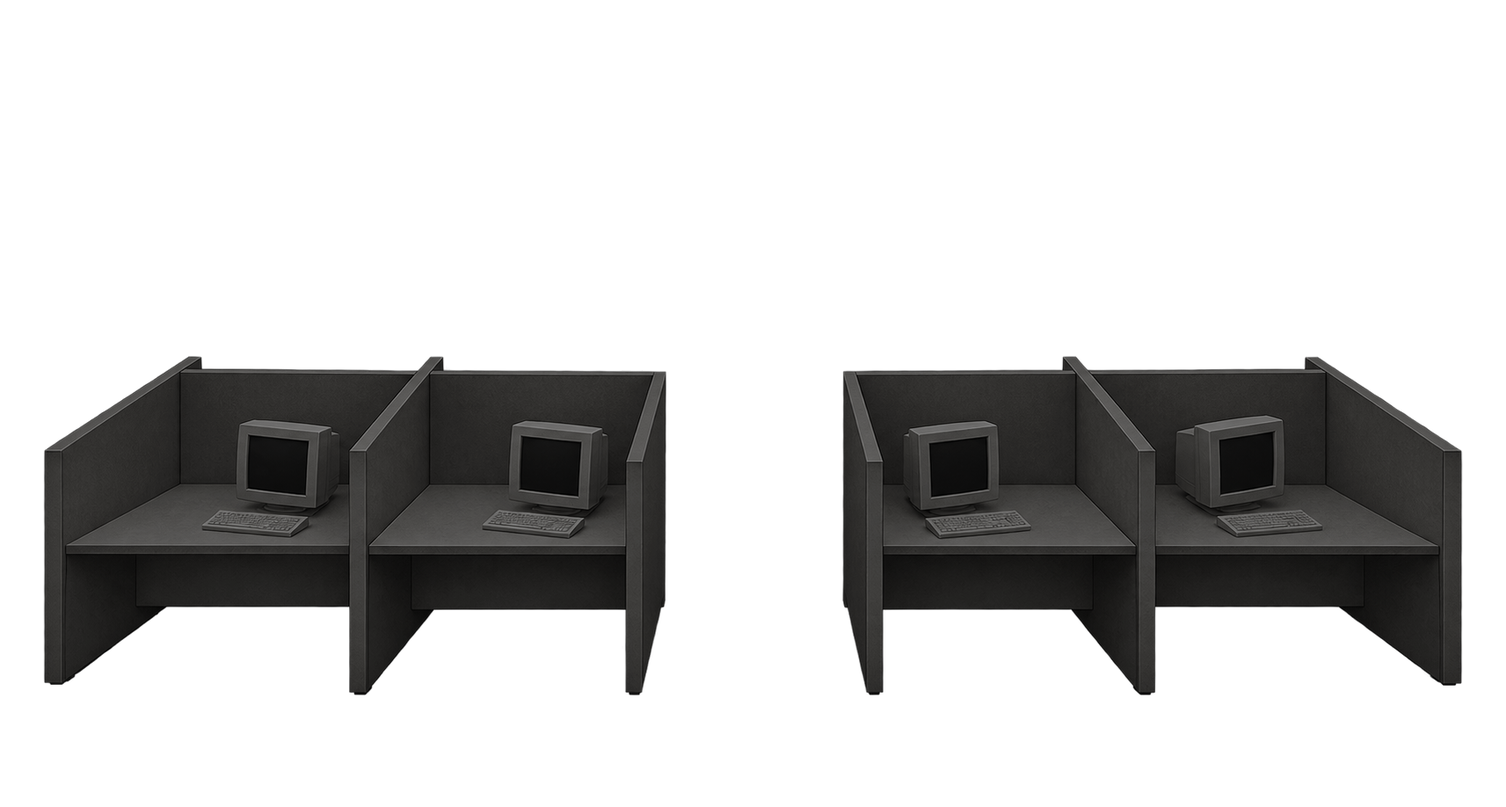
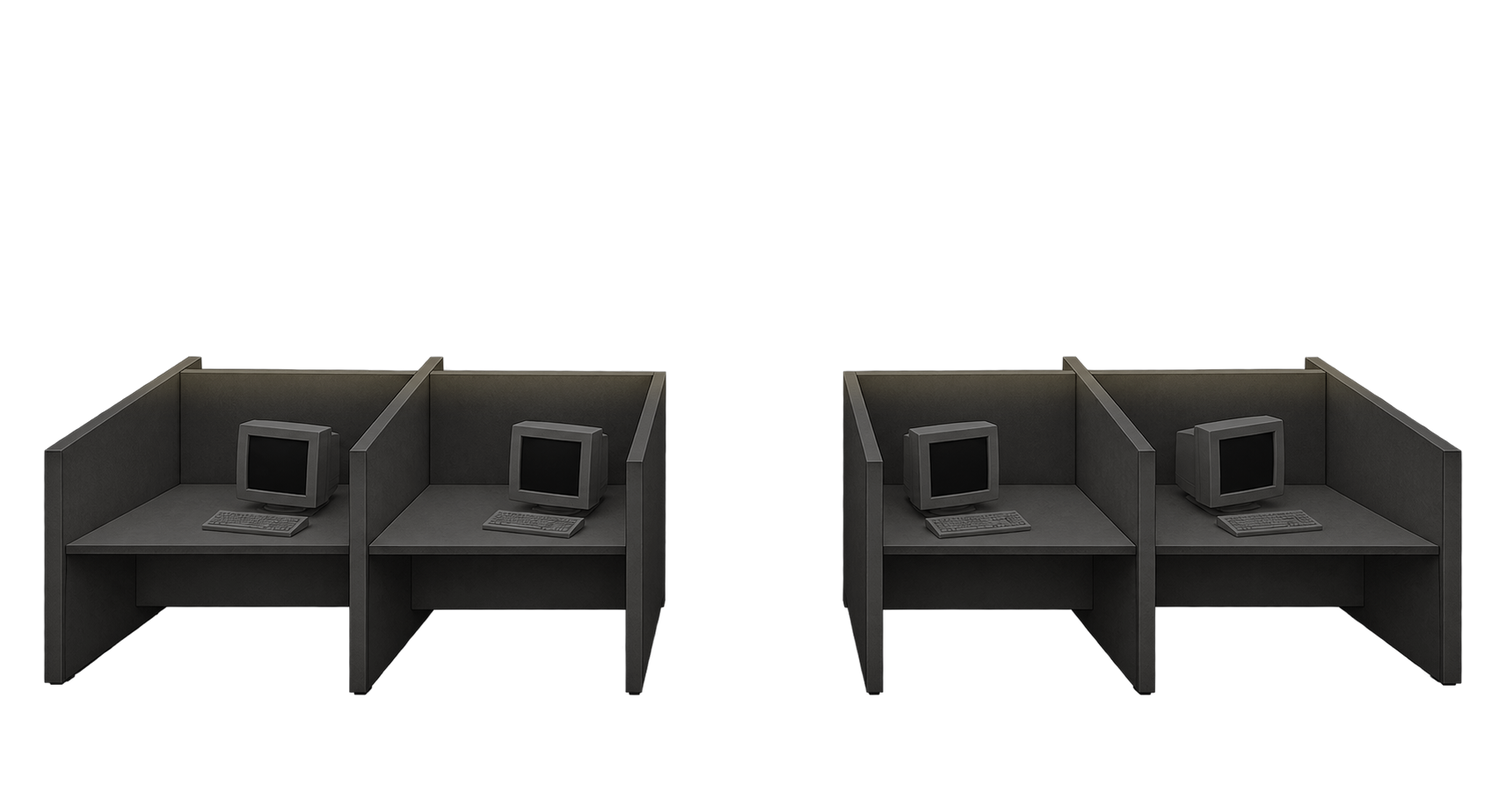
Layers edited between the first and the second (1506, 807) image:
added layer "Layer 2" (soft light, 54%) above "Layer 1" over [left=107, top=356, right=1399, bottom=412]
painted on "Layer 1" over [left=107, top=356, right=1399, bottom=412]
